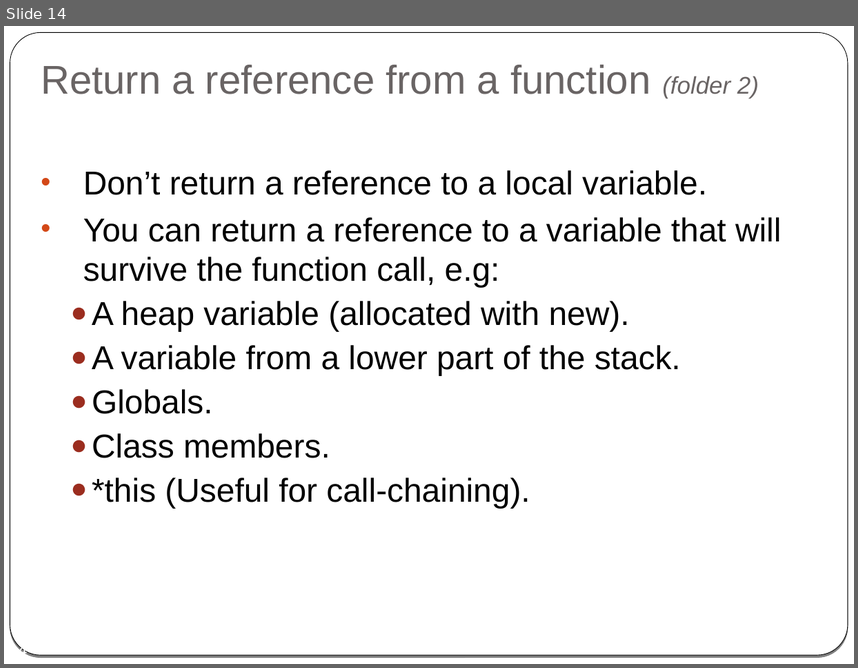
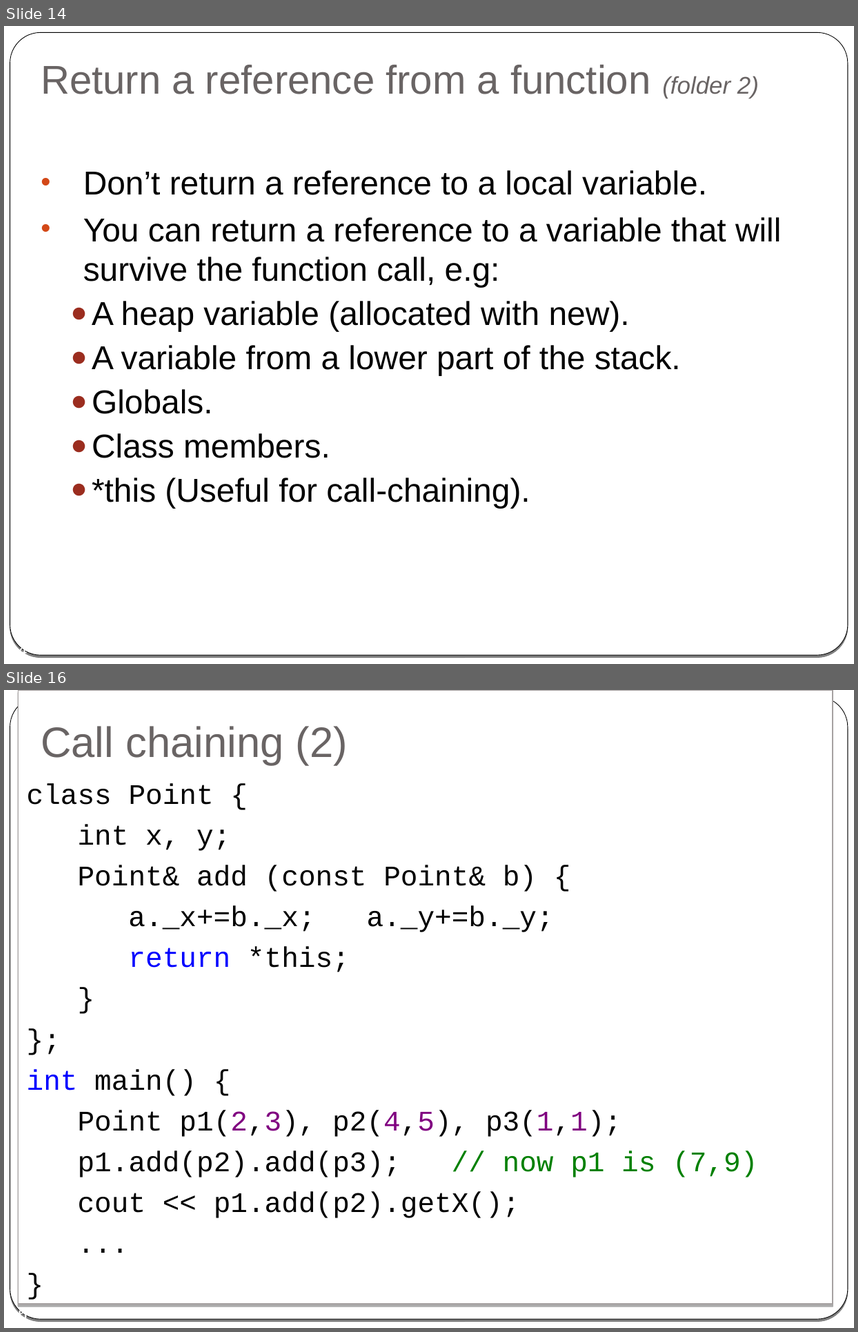
Before and after one commit to cpp-at-ariel/cpp-5779, a slide deck: 03-reference-const/slides-2-reference.odp. Shown one above the other, each under a label of ours: slide 14 before the commit, slides 14 and 16 after it; the slides between them are not shown. The pictures are 858x668 and 858x1332 pixels, drawn with LibreOffice and Linux fonts; fonts in the diff are those of the drawing. Boxes give left, top, right and bottom in pixels: in the first picture for what was removed or moved away, otherwise in the second. Text is boxed around its words. In the diff, an @@ line names an element or a change of style, - is before the commit and + after.

```diff
--- a/03-reference-const/slides-2-reference.odp
+++ b/03-reference-const/slides-2-reference.odp
@@ slide 16 added at [4,690,854,1328], background gradient #000000 to #FFFFFF; not listed: 2 template elements that a slide beside it also shows @@
@@ rectangle added at [18,690,833,1304], fill #FFFFFF, outline #A6A1A1 0.99 pt, 24 pt, text #000000 @@
+class Point {
+int x, y;
+Point& add (const Point& b) {
+a._x+=b._x; a._y+=b._y;
+return *this;
+}
+};
+int main() {
+Point p1(2,3), p2(4,5), p3(1,1);
+p1.add(p2).add(p3); // now p1 is (7,9)
+cout << p1.add(p2).getX();
+...
+}
@@ title added at [41,726,348,765], 36 pt, text #696464 @@
+Call chaining (2)
@@ page number added at [9,1306,27,1319], 14 pt, text #FFFFFF @@
+16
```
Also in this commit, not shown: 4 slides changed, 9 slides removed, 13 other files.
